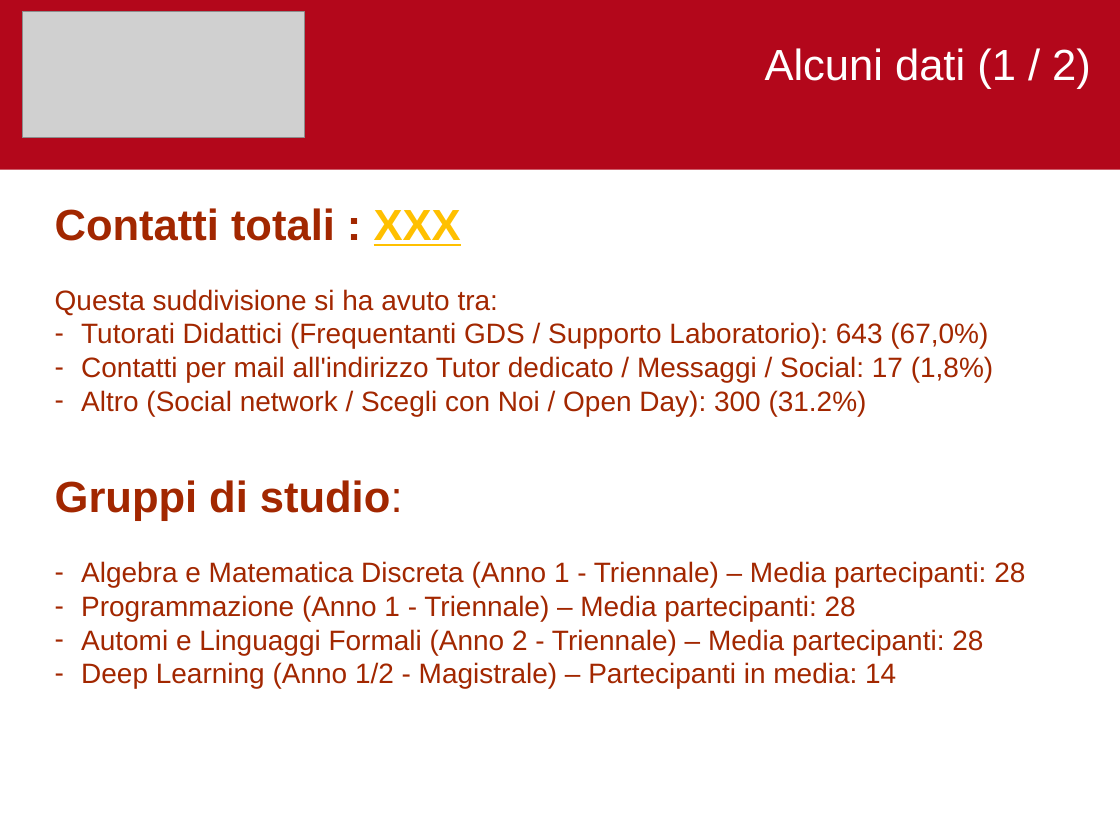
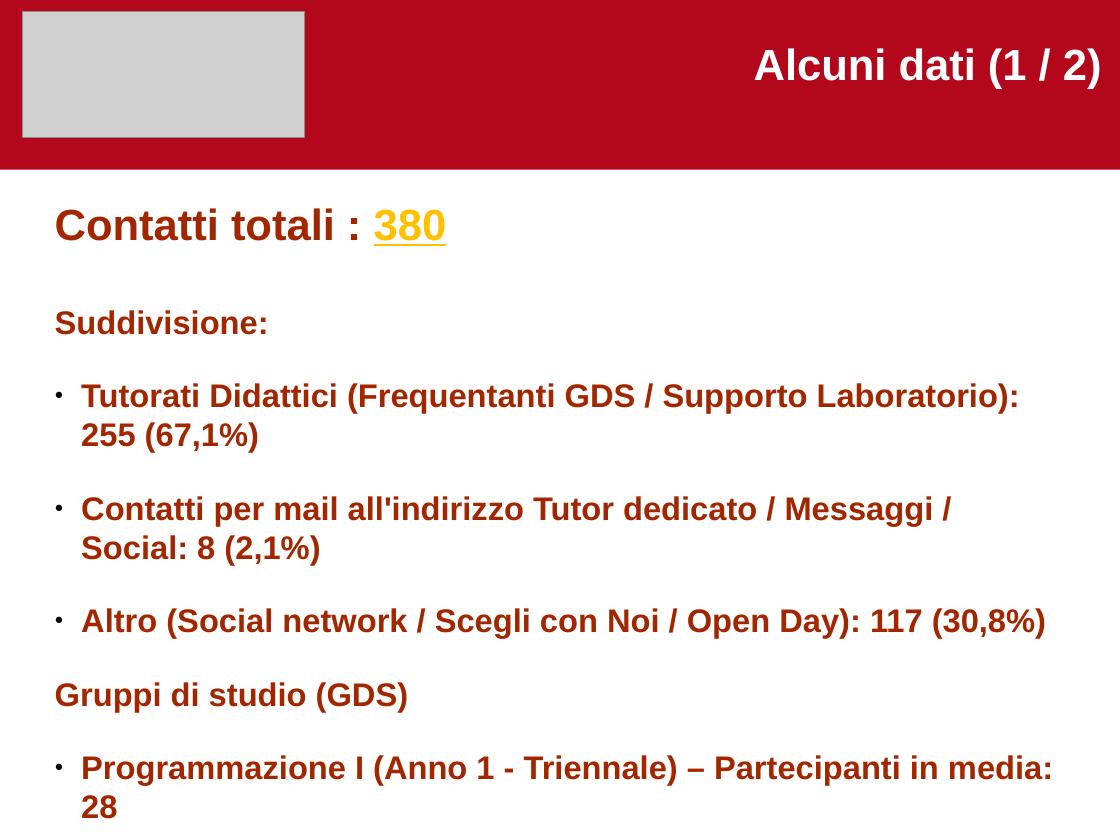
Before and after one commit to gabrielrovesti/Teaching-And-Tutoring, a slide deck: slide 2 of Tutorato UniPD/Tutor di Coordinamento/Presentazioni e raccolte dati/Informatica - Semestre 2.ppt. Drawn at 1120x840 pixels with LibreOffice and Linux fonts; fonts in the diff are those of the drawing; grey boxes stand for pictures. Boxes give left, top, right and bottom in pixels: in the first picture for what was removed or moved away, otherwise in the second. Text is boxed around its words. In the diff, an @@ line names an element or a change of style, - is before the commit and + after.

Commit message:
Fatto anche il lavoro di raccolta dati tutorato

```diff
--- a/Tutorato UniPD/Tutor di Coordinamento/Presentazioni e raccolte dati/Informatica - Semestre 2.ppt
+++ b/Tutorato UniPD/Tutor di Coordinamento/Presentazioni e raccolte dati/Informatica - Semestre 2.ppt
@@ text "Alcuni dati (1 / 2)": place and size @@
-text "Alcuni dati (1 / 2)" at [765, 48, 1091, 89]
+text "Alcuni dati (1 / 2)" at [754, 48, 1102, 89]
@@ text "Alcuni dati (1 / 2)" at [754, 48, 1102, 89]: bold on @@
@@ text at [55, 208, 1053, 819]: text changed; size 18 to 21 pt; bold on @@
-Contatti totali : XXX
-Questa suddivisione si ha avuto tra:
-– Tutorati Didattici (Frequentanti GDS / Supporto Laboratorio): 643 (67,0%)
-– Contatti per mail all'indirizzo Tutor dedicato / Messaggi / Social: 17 (1,8%)
-– Altro (Social network / Scegli con Noi / Open Day): 300 (31.2%)
-Gruppi di studio:
-– Algebra e Matematica Discreta (Anno 1 - Triennale) – Media partecipanti: 28
-– Programmazione (Anno 1 - Triennale) – Media partecipanti: 28
-– Automi e Linguaggi Formali (Anno 2 - Triennale) – Media partecipanti: 28
-– Deep Learning (Anno 1/2 - Magistrale) – Partecipanti in media: 14
+Contatti totali : 380
+Suddivisione:
+● Tutorati Didattici (Frequentanti GDS / Supporto Laboratorio): 255 (67,1%)
+● Contatti per mail all'indirizzo Tutor dedicato / Messaggi / Social: 8 (2,1%)
+● Altro (Social network / Scegli con Noi / Open Day): 117 (30,8%)
+Gruppi di studio (GDS)
+● Programmazione I (Anno 1 - Triennale) – Partecipanti in media: 28
+● Automi (Anno 2 - Triennale) – Partecipanti in media: 22
+● Algebra (Anno 1 - Triennale) – Partecipanti in media: 25
```
Also in this commit, not shown: 4 other slides changed, 7 other files.
